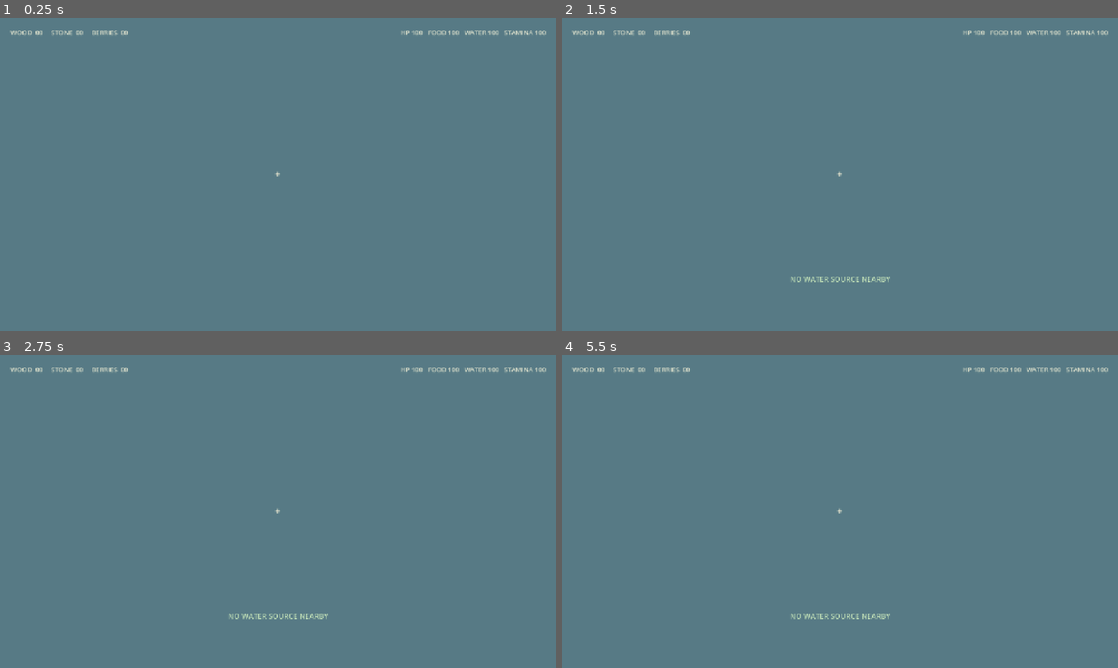
Above: before the commit, frames 1-4 (two rows, left to right).
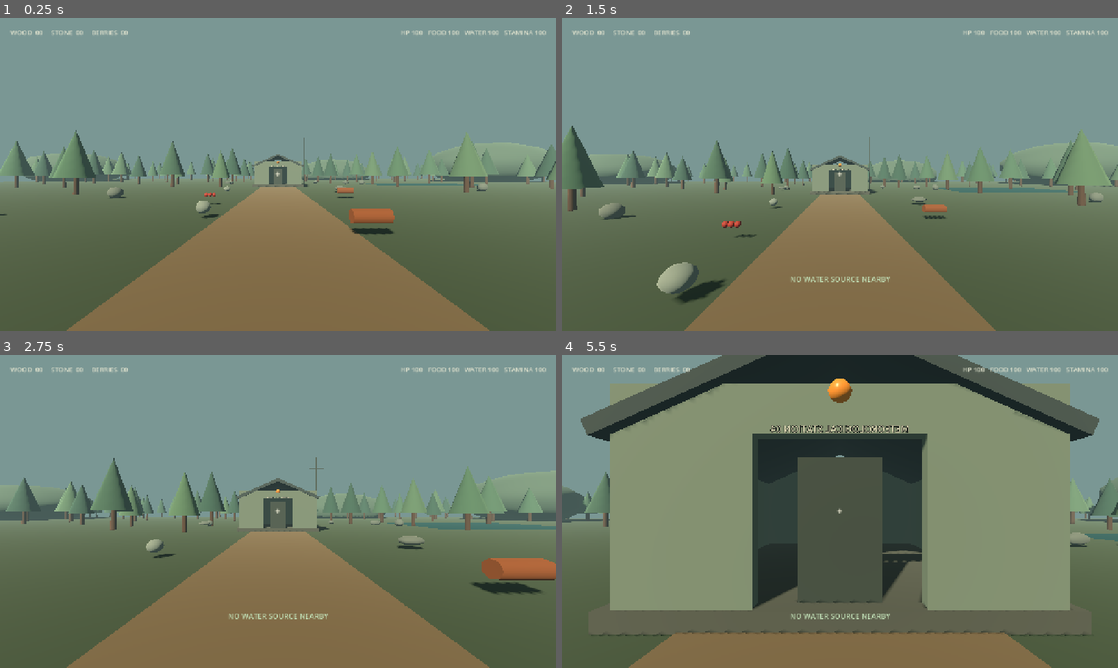
Above: after the commit, the same moments.

Repository: skiiesea/MFUA
Game: Godot game, scene res://scenes/main.tscn
The game is run twice, just before and just after one commit, with the same random seed, the same clock (stepped at 60 frames per second) and the same inputs.
Inputs (mouse positions are in pixels of both pictures, inside the frame that each line leads up to):
- Up to frame 1 (0.25 s): no input
- Up to frame 2 (1.5 s): tap Enter at 0.5 s; move the mouse to (867, 174) at 0.52 s; hold 1 (consume_food) 0.53-1.28 s; hold W (move_forward) from 0.53 s (still down); tap Space (jump) at 0.77 s; move the mouse to (812, 174) at 1.27 s; tap 2 (drink_water) at 1.35 s
- Up to frame 3 (2.75 s): keep holding W (move_forward); tap Space (jump) at 1.52 s; move the mouse to (289, 505) at 2.02 s; hold E (interact) from 2.03 s (still down)
- Up to frame 4 (5.5 s): keep holding W (move_forward); move the mouse to (834, 517) at 2.77 s; release E (interact) at 2.78 s; tap Shift (sprint) at 2.85 s; tap Space (jump) at 3.02, 3.77, 4.52 s; move the mouse to (878, 514) at 3.52 s; hold 1 (consume_food) 3.53-4.28 s; move the mouse to (795, 508) at 4.27 s; tap 2 (drink_water) at 4.35 s; move the mouse to (845, 511) at 5.02 s; hold E (interact) from 5.03 s (still down)

The runs differ from the first frame. In frame 1, 99% of the frame differs, in the area x 0-100%, y 0-100%; in frame 2, 99%; in frame 3, 99%; in frame 4, 99%.
Error before the commit: Parse Error: Identifier "ConeMesh" not declared in the current scope. (res://scripts/world_builder.gd:120)

Commit message:
Replace unsupported ConeMesh with Godot 4 cylinder mesh

Diff:
--- a/afterlight/scripts/world_builder.gd
+++ b/afterlight/scripts/world_builder.gd
@@ -117,8 +117,9 @@
 	trunk_mesh.height = 2.6
 	trunk_mesh.radial_segments = 6
 
-	var canopy_mesh := ConeMesh.new()
-	canopy_mesh.radius = 1.25
+	var canopy_mesh := CylinderMesh.new()
+	canopy_mesh.top_radius = 0.0
+	canopy_mesh.bottom_radius = 1.25
 	canopy_mesh.height = 3.8
 	canopy_mesh.radial_segments = 7
 
